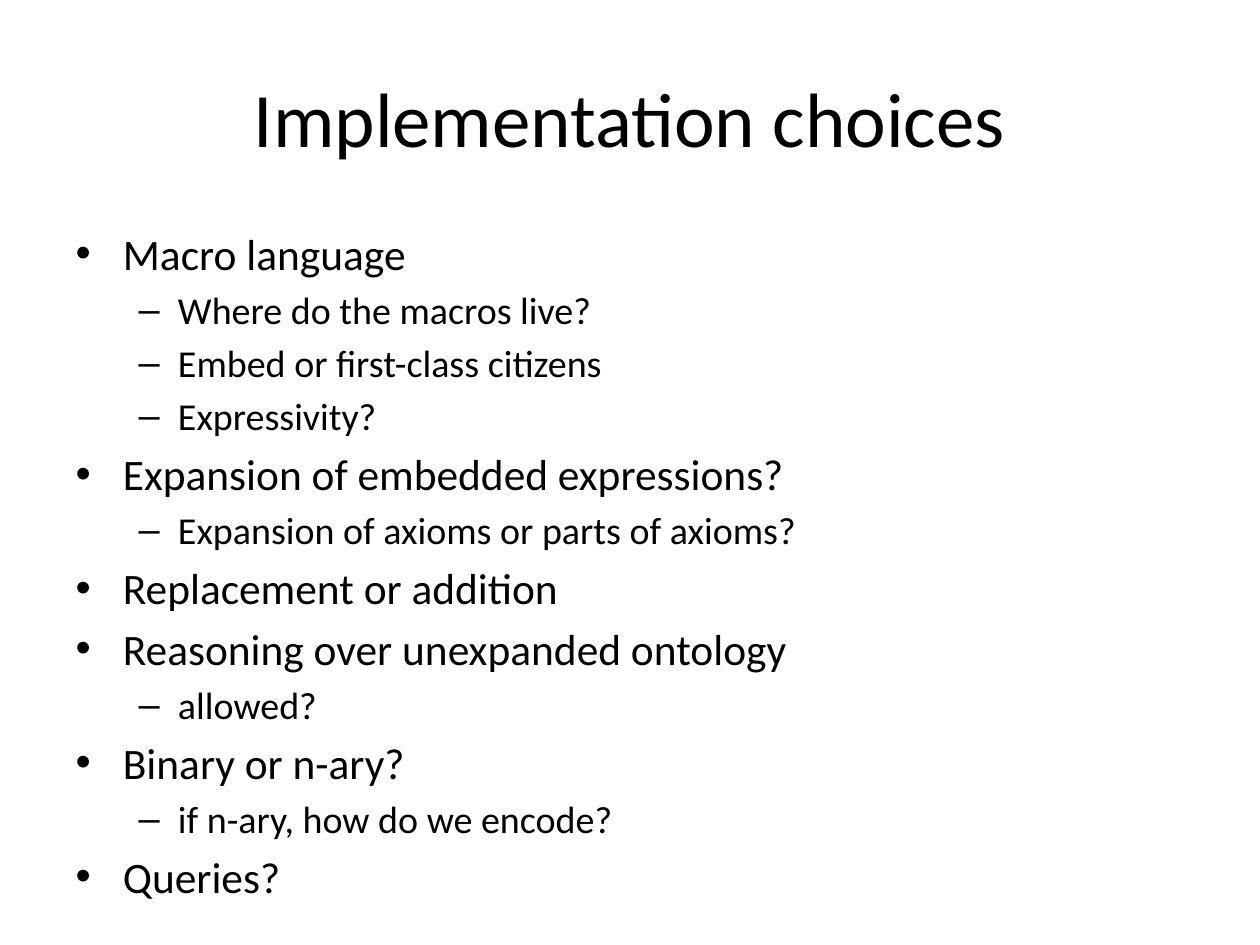
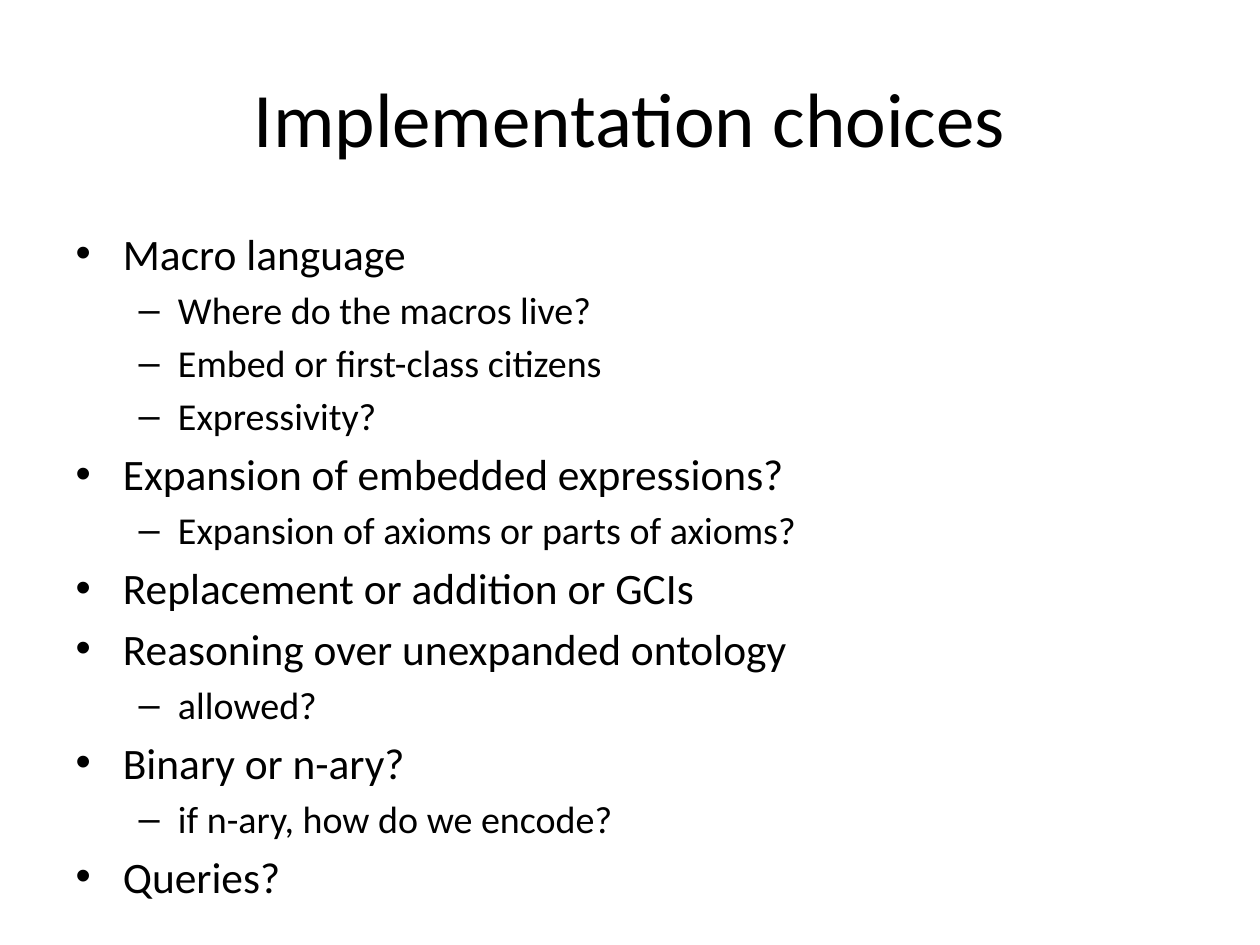
Before and after one commit to cmungall/obo2owl, a slide deck: slide 10 of papers/owled-macros-panel.pptx. Drawn at 1260x945 pixels with LibreOffice and Linux fonts; fonts in the diff are those of the drawing. Boxes give left, top, right and bottom in pixels: in the first picture for what was removed or moved away, otherwise in the second. Text is boxed around its words. In the diff, an @@ line names an element or a change of style, - is before the commit and + after.

Commit message:
added Alans slides

```diff
--- a/papers/owled-macros-panel.pptx
+++ b/papers/owled-macros-panel.pptx
@@ text at [123, 574, 693, 611]: text changed @@
-• Replacement or addition
+• Replacement or addition or GCIs
```
